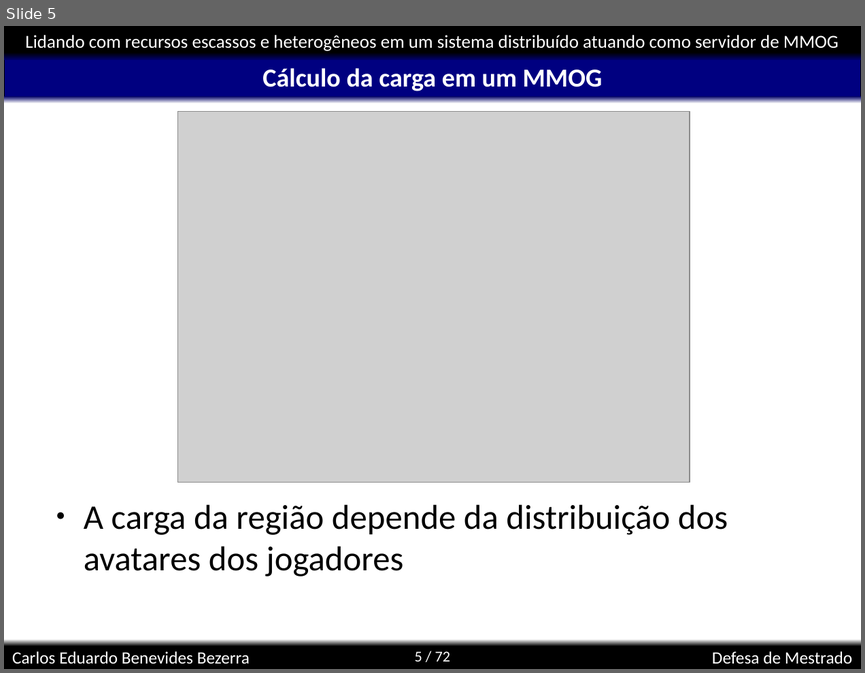
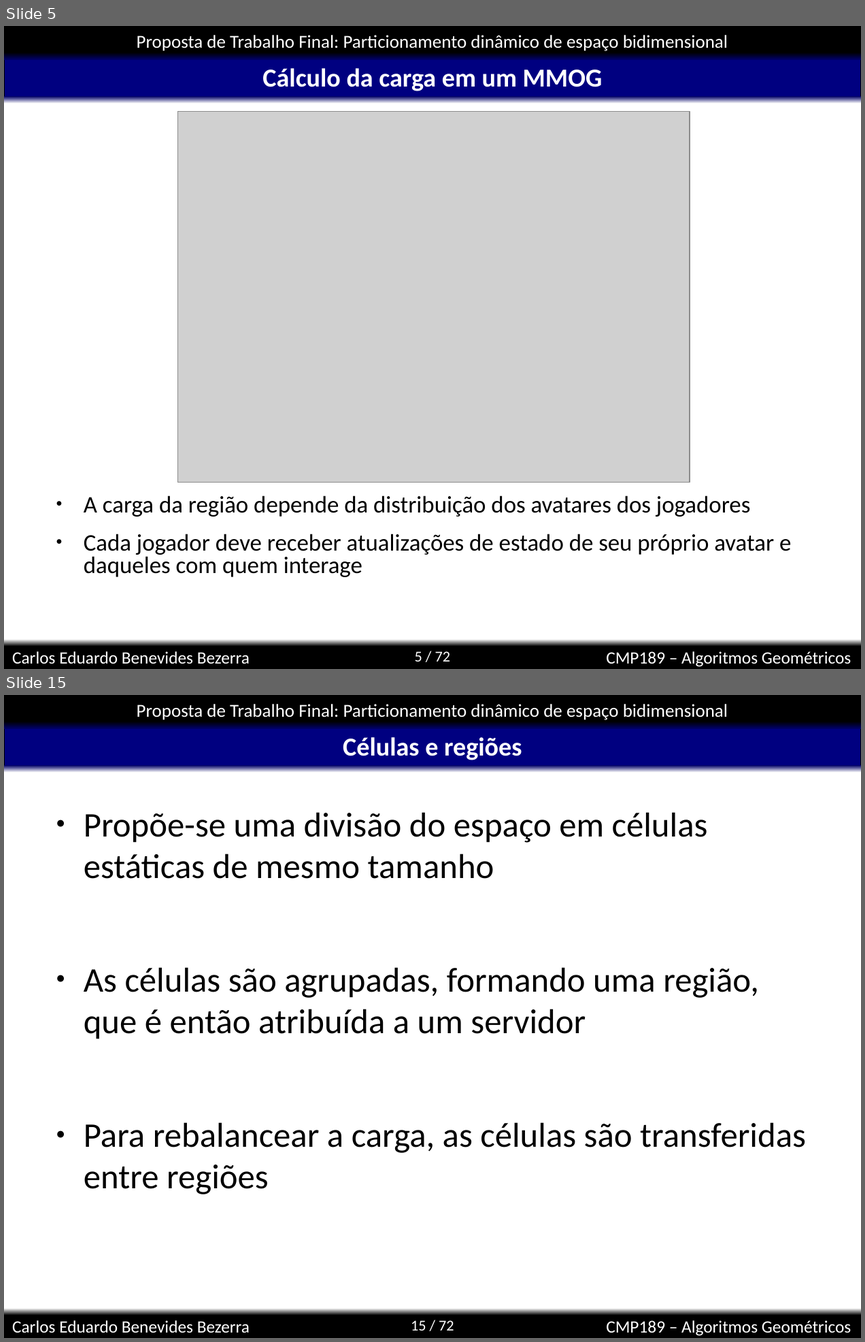
Before and after one commit to kdubezerra/kdubezerra, a slide deck: disciplinas/cmp189/projetoTrabalhoFinal.ppt. Shown one above the other, each under a label of ours: slide 5 before the commit, slides 5 and 15 after it; the slides between them are not shown. The pictures are 865x673 and 865x1342 pixels, drawn with LibreOffice and Linux fonts; fonts in the diff are those of the drawing; grey boxes stand for pictures; background and template pictures are left out. Boxes give left, top, right and bottom in pixels: in the first picture for what was removed or moved away, otherwise in the second. Text is boxed around its words. In the diff, an @@ line names an element or a change of style, - is before the commit and + after.

```diff
--- a/disciplinas/cmp189/projetoTrabalhoFinal.ppt
+++ b/disciplinas/cmp189/projetoTrabalhoFinal.ppt
@@ slide 15 added at (4,695,861,1338), background #FFFFFF; not listed: 8 template elements that a slide beside it also shows @@
@@ title added at (343,737,521,760), 24 pt, text #FFFFFF, bold @@
+Células e regiões
@@ text added at (84,812,806,1194), 32 pt, text #000000 @@
+● Propõe-se uma divisão do espaço em células estáticas de mesmo tamanho
+● As células são agrupadas, formando uma região, que é então atribuída a um servidor
+● Para rebalancear a carga, as células são transferidas entre regiões
@@ slide 5 changed as well @@
@@ text in rectangle at (137,35,728,51): text changed @@
-Lidando com recursos escassos e heterogêneos em um sistema distribuído atuando como servidor de MMOG
+Proposta de Trabalho Final: Particionamento dinâmico de espaço bidimensional
@@ text at (84,495,751,516): size 32 to 22 pt in "A carga da região depende da distribuição ..."; line spacing 1 to 0.8 @@
@@ text at (84,533,791,577): paragraph added @@
+● Cada jogador deve receber atualizações de estado de seu próprio avatar e daqueles com quem interage
@@ text added at (606,651,851,667), 16 pt, text #FFFFFF @@
+CMP189 – Algoritmos Geométricos
@@ text removed at (712,651,852,664) @@
-Defesa de Mestrado
```
Also in this commit, not shown: 4 other slides changed, 15 other slides added, 29 other files.
